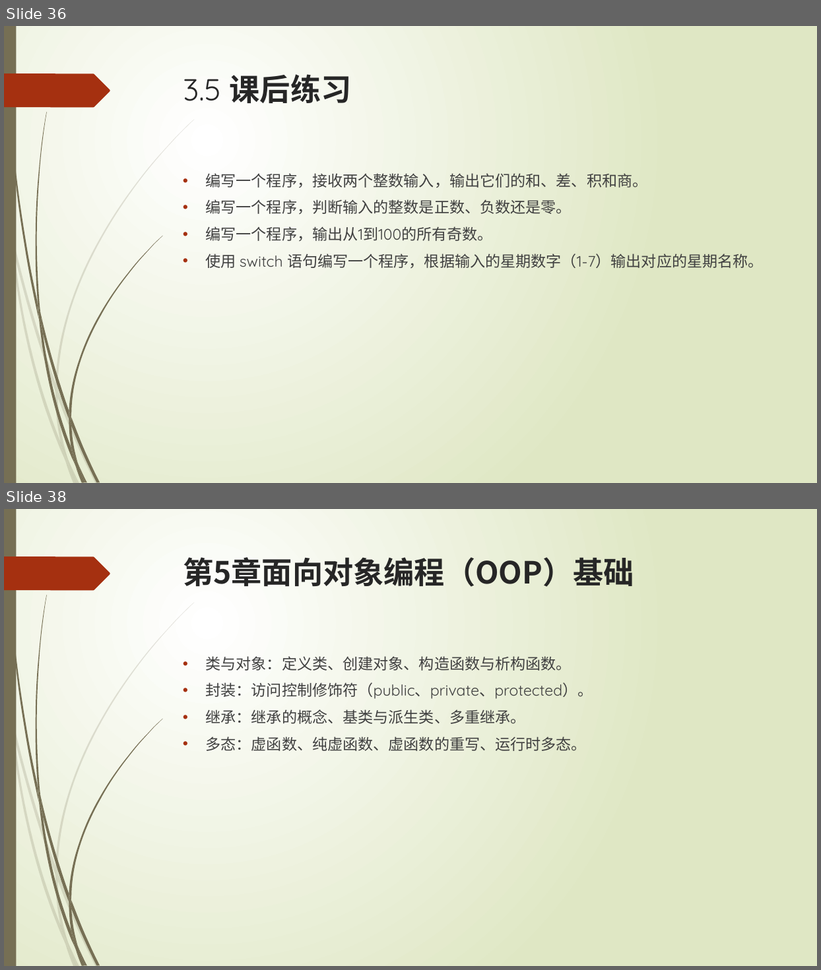
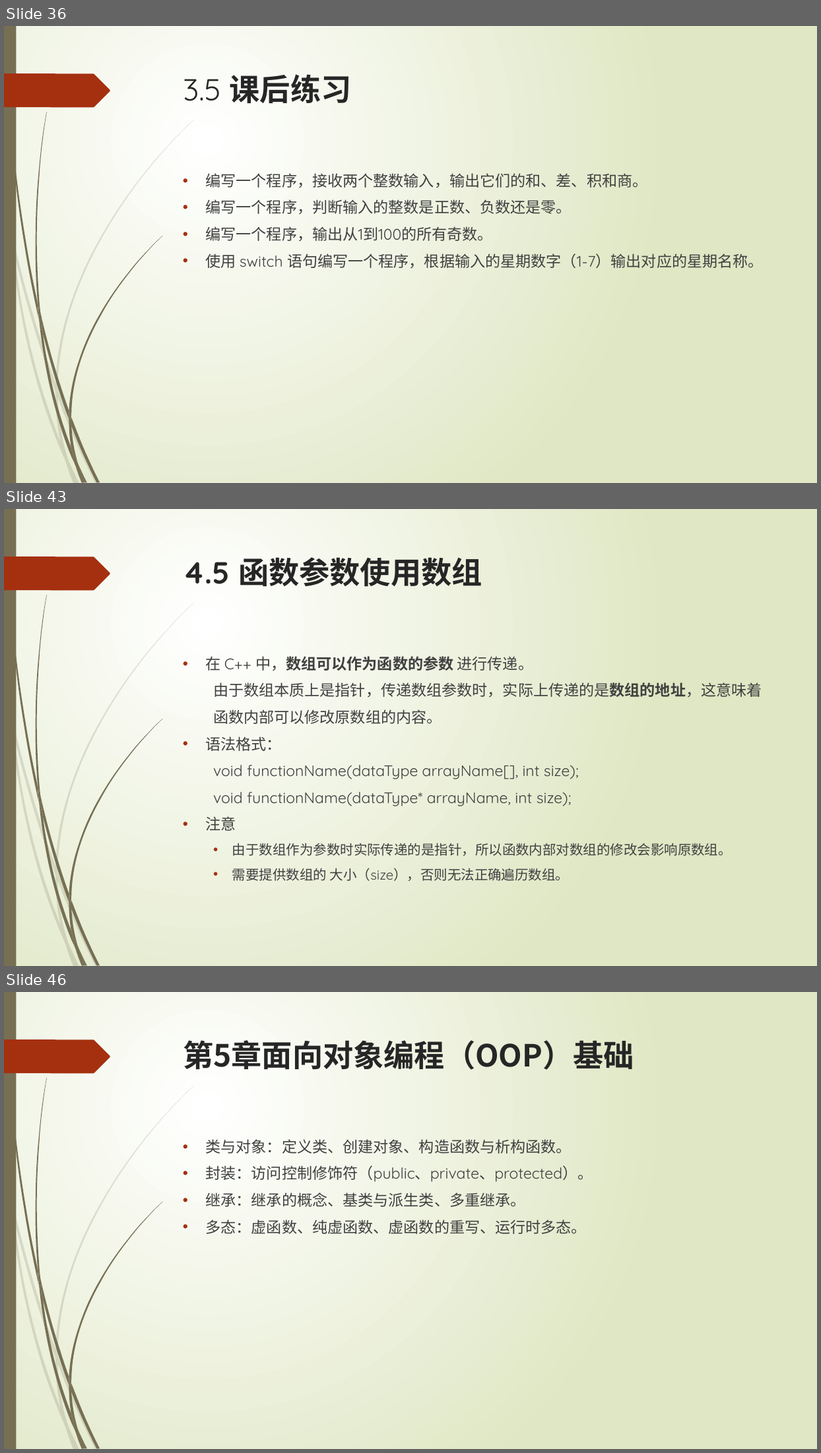
Before and after one commit to liuty2006/learn, a slide deck: learn_cpp/docs/C++语言培训.pptx. Shown one above the other, each under a label of ours: slides 36 and 38 before the commit, slides 36, 43 and 46 after it; the slides between them are not shown. The pictures are 821x970 and 821x1453 pixels, drawn with LibreOffice and Linux fonts; fonts in the diff are those of the drawing. Boxes give left, top, right and bottom in pixels: in the first picture for what was removed or moved away, otherwise in the second. Text is boxed around its words. In the diff, an @@ line names an element or a change of style, - is before the commit and + after.

```diff
--- a/learn_cpp/docs/C++语言培训.pptx
+++ b/learn_cpp/docs/C++语言培训.pptx
@@ slide 43 added at (x1=4, y1=509, x2=817, y2=966), background gradient #FFFFFF to #DFE8C4; not listed: 24 template elements that a slide beside it also shows @@
@@ title added at (x1=183, y1=557, x2=482, y2=587), 36 pt, text #262626, bold @@
+4.5 函数参数使用数组
@@ text added at (x1=206, y1=656, x2=762, y2=881), 18 pt, text #404040 @@
+• 在 C++ 中，数组可以作为函数的参数 进行传递。
+由于数组本质上是指针，传递数组参数时，实际上传递的是数组的地址，这意味着
+函数内部可以修改原数组的内容。
+• 语法格式：
+void functionName(dataType arrayName[], int size);
+void functionName(dataType* arrayName, int size);
+• 注意
+  • 由于数组作为参数时实际传递的是指针，所以函数内部对数组的修改会影响原数组。
+  • 需要提供数组的 大小（size），否则无法正确遍历数组。
@@ what was slide 38 is now slide 46 @@
```
Also in this commit, not shown: 1 slide changed, 7 other slides added, 25 other files.
